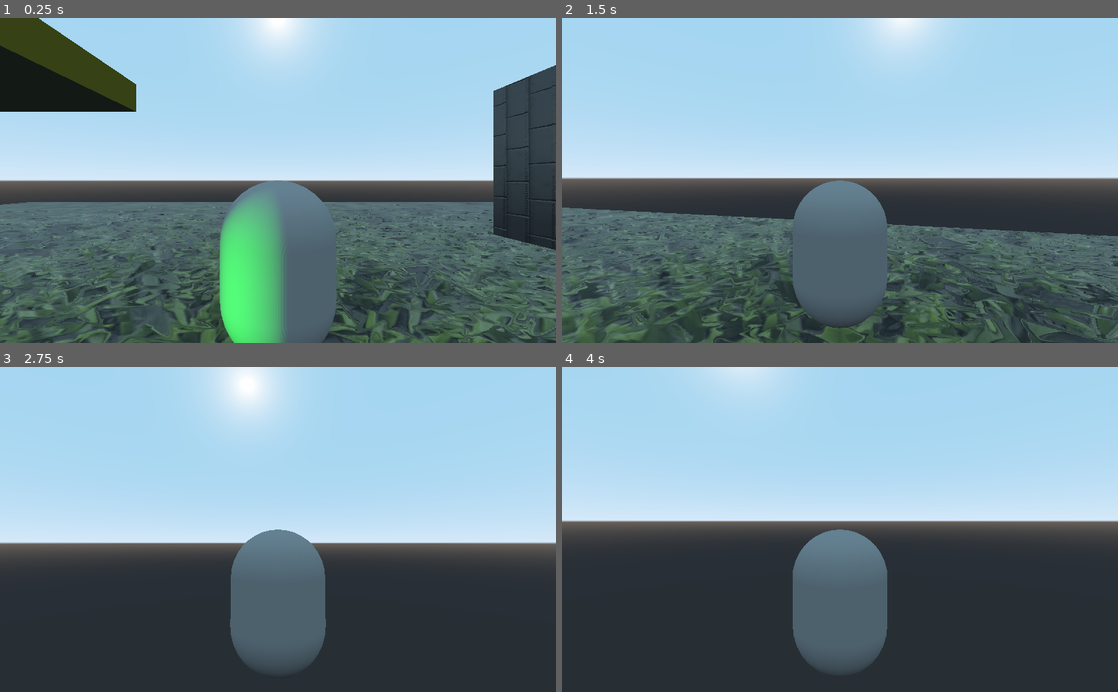
Above: before the commit, frames 1-4 (two rows, left to right).
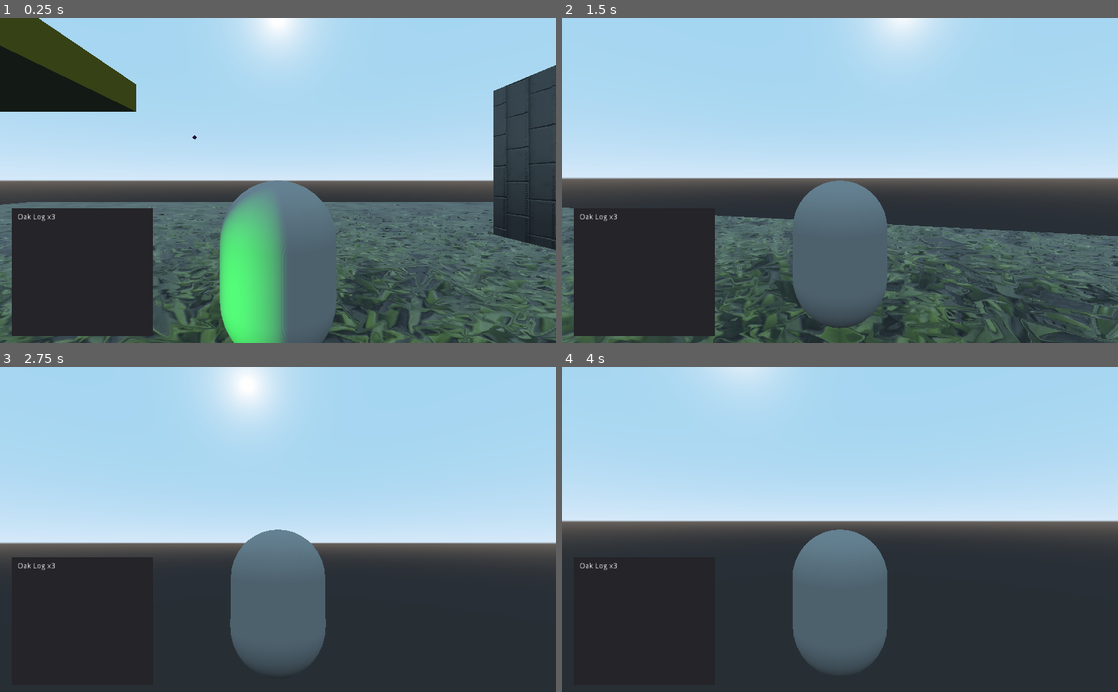
Above: after the commit, the same moments.

Repository: NicholasShatokhin/SimpleTPS
Game: Godot game, scene res://Scenes/World.tscn
Two runs of this game, one before a commit and one after it. Both use one fixed random seed, a clock stepped at 60 frames per second and the inputs below.
Inputs (mouse positions are in pixels of both pictures, inside the frame that each line leads up to):
- Up to frame 1 (0.25 s): no input
- Up to frame 2 (1.5 s): tap Enter at 0.5 s; move the mouse to (867, 180) at 0.52 s; hold W (move_forward) from 0.53 s (still down); tap Space (jump) at 0.77 s; move the mouse to (812, 180) at 1.27 s
- Up to frame 3 (2.75 s): keep holding W (move_forward); tap Space (jump) at 1.52 s; move the mouse to (289, 523) at 2.02 s
- Up to frame 4 (4 s): keep holding W (move_forward); tap Space (jump) at 2.75, 3.02, 3.77 s; move the mouse to (834, 536) at 2.77 s; tap Enter at 3.5 s; move the mouse to (878, 532) at 3.52 s

The runs differ from the first frame. In frame 1, 9.6% of the frame differs, in the area x 2-36%, y 36-98%; in frame 2, 9.2%; in frame 3, 0.2%; in frame 4, less than 0.1%.

Commit message:
Basic Inventory Added

Diff:
--- /dev/null
+++ b/Inventory/Inventory.gd
@@ -0,0 +1,54 @@
+extends Resource
+class_name Inventory
+
+signal inventory_changed
+
+export var _items = Array() setget set_items, get_items
+
+func set_items(new_items):
+	_items = new_items
+	emit_signal("inventory_changed", self)
+
+func get_items():
+	return _items
+
+func get_item(index):
+	return _items[index]
+
+func add_item(item_name, quantity):
+	if quantity <= 0:
+		print("Can't add a negative number of items")
+		return
+
+	var item = ItemDatabase.get_item(item_name)
+	if not item:
+		print("Couldn't find item'")
+		return
+
+	var remaining_quantity = quantity
+	var max_stack_size = item.max_stack_size if item.stackable else 1
+
+	if item.stackable:
+		for i in range(_items.size()):
+			if remaining_quantity == 0:
+				break
+
+			var inventory_item = _items[i]
+
+			if inventory_item.item_reference.name != item.name:
+				continue
+
+			if inventory_item.quantity < max_stack_size:
+				var original_quantity = inventory_item.quantity
+				inventory_item.quantity = min(original_quantity + remaining_quantity, max_stack_size)
+				remaining_quantity -= inventory_item.quantity - original_quantity
+
+	while remaining_quantity > 0:
+		var new_item = {
+			item_reference = item,
+			quantity = min(remaining_quantity, max_stack_size)
+		}
+		_items.append(new_item)
+		remaining_quantity -= new_item.quantity
+
+	emit_signal("inventory_changed", self)
--- /dev/null
+++ b/Inventory/Item.gd
@@ -0,0 +1,13 @@
+extends Resource
+
+class_name ItemResource
+
+export var name : String
+export var stackable : bool = false
+export var max_stack_size : int = 1
+
+#Examples of more properties we could store
+enum ItemType { GENERIC, CONSUMABLE, QUEST, EQUIPMENT }
+export(ItemType) var type
+export var texture : Texture
+export var mesh : Mesh
--- /dev/null
+++ b/Items/MagicOrb.tres
@@ -0,0 +1,10 @@
+[gd_resource type="Resource" load_steps=2 format=2]
+
+[ext_resource path="res://Inventory/Item.gd" type="Script" id=1]
+
+[resource]
+script = ExtResource( 1 )
+name = "Oak Log"
+stackable = true
+max_stack_size = 5
+type = 0
--- /dev/null
+++ b/Items/OakLog.tres
@@ -0,0 +1,10 @@
+[gd_resource type="Resource" load_steps=2 format=2]
+
+[ext_resource path="res://Inventory/Item.gd" type="Script" id=1]
+
+[resource]
+script = ExtResource( 1 )
+name = "Magic Orb"
+stackable = true
+max_stack_size = 3
+type = 0
--- /dev/null
+++ b/Items/PickAxe.tres
@@ -0,0 +1,13 @@
+[gd_resource type="Resource" load_steps=3 format=2]
+
+[ext_resource path="res://Inventory/Item.gd" type="Script" id=1]
+
+[sub_resource type="CubeMesh" id=1]
+
+[resource]
+script = ExtResource( 1 )
+name = "Pick Axe"
+stackable = false
+max_stack_size = 1
+type = 3
+mesh = SubResource( 1 )
--- /dev/null
+++ b/MagicOrb.gd
@@ -0,0 +1,6 @@
+extends Area
+
+func _on_MagicOrb_body_entered(body):
+	if body == GameManager.player:
+		GameManager.player.inventory.add_item("Magic Orb", 1)
+		queue_free()
--- /dev/null
+++ b/MagicOrb.tscn
@@ -0,0 +1,22 @@
+[gd_scene load_steps=5 format=2]
+
+[ext_resource path="res://MagicOrb.gd" type="Script" id=1]
+
+[sub_resource type="SphereMesh" id=1]
+
+[sub_resource type="SpatialMaterial" id=2]
+albedo_color = Color( 0.537255, 0.0784314, 0.533333, 1 )
+
+[sub_resource type="SphereShape" id=3]
+
+[node name="MagicOrb" type="Area"]
+script = ExtResource( 1 )
+
+[node name="MeshInstance" type="MeshInstance" parent="."]
+transform = Transform( 0.1, 0, 0, 0, 0.1, 0, 0, 0, 0.1, 0, 0, 0 )
+mesh = SubResource( 1 )
+material/0 = SubResource( 2 )
+
+[node name="CollisionShape" type="CollisionShape" parent="."]
+shape = SubResource( 3 )
+[connection signal="body_entered" from="." to="." method="_on_MagicOrb_body_entered"]
--- /dev/null
+++ b/Managers/GameManager.gd
@@ -0,0 +1,29 @@
+extends Node
+
+signal player_initialised
+
+var player
+
+func _process(delta):
+	if not player:
+		initialise_player()
+		return
+
+func initialise_player():
+	player = get_tree().get_root().get_node("/root/World/Player")
+	if not player:
+		return
+
+	emit_signal("player_initialised", player)
+
+	player.inventory.connect("inventory_changed", self, "_on_player_inventory_changed")
+
+	var existing_inventory = load("user://inventory.tres")
+	if existing_inventory:
+		player.inventory.set_items(existing_inventory.get_items())
+	else:
+		# lets give the player 3 pieces of wood
+		player.inventory.add_item("Oak Log", 3)
+
+func _on_player_inventory_changed(inventory):
+	ResourceSaver.save("user://inventory.tres", inventory)
--- /dev/null
+++ b/Managers/ItemDatabase.gd
@@ -0,0 +1,22 @@
+extends Node
+
+var items = Array()
+
+func _ready():
+	var directory = Directory.new()
+	directory.open("res://Items")
+	directory.list_dir_begin()
+
+	var filename = directory.get_next()
+	while(filename):
+		if not directory.current_is_dir():
+			items.append(load("res://Items/%s" % filename))
+
+		filename = directory.get_next()
+
+func get_item(item_name):
+	for i in items:
+		if i.name == item_name:
+			return i
+
+	return null
--- a/Player/Player.gd
+++ b/Player/Player.gd
@@ -13,6 +13,9 @@
 
 var velocity : Vector3
 var y_velocity : float
+
+var inventory_resource = load("res://Inventory/Inventory.gd")
+var inventory = inventory_resource.new()
 
 onready var camera_pivot = $CameraPivot
 onready var camera = $CameraPivot/CameraBoom/Camera
--- /dev/null
+++ b/Scenes/InventoryGrid.gd
@@ -0,0 +1,16 @@
+extends GridContainer
+
+func _ready():
+	GameManager.connect("player_initialised", self, "_on_player_initialised")
+
+func _on_player_initialised(player):
+	player.inventory.connect("inventory_changed", self, "_on_player_inventory_changed")
+
+func _on_player_inventory_changed(inventory):
+	for n in get_children():
+		n.queue_free()
+
+	for item in inventory.get_items():
+		var item_label = Label.new()
+		item_label.text = "%s x%d" % [item.item_reference.name, item.quantity]
+		add_child(item_label)
--- a/Scenes/World.tscn
+++ b/Scenes/World.tscn
@@ -14,6 +14,8 @@
 [ext_resource path="res://Textures/Grass/Stylized_Grass_001_roughness.jpg" type="Texture" id=12]
 [ext_resource path="res://default_env.tres" type="Environment" id=13]
 [ext_resource path="res://Scenes/UI.gd" type="Script" id=14]
+[ext_resource path="res://Scenes/InventoryGrid.gd" type="Script" id=15]
+[ext_resource path="res://MagicOrb.tscn" type="PackedScene" id=16]
 
 [sub_resource type="SpatialMaterial" id=1]
 albedo_color = Color( 0.0666667, 0.686275, 0.0784314, 1 )
@@ -83,63 +85,6 @@
 min_pitch = -50.0
 max_pitch = 50.0
 
-[node name="CSGBox" type="CSGBox" parent="."]
-transform = Transform( 34.4922, 0, 0, 0, 1, 0, 0, 0, 27.9711, 0, -2.25137, 0 )
-use_collision = true
-material = SubResource( 1 )
-
-[node name="CSGBox2" type="CSGBox" parent="."]
-transform = Transform( 6.19507, 0, 0, 0, 1, 0, 0, 0, 5.77488, 0, 1.55292, 9.89782 )
-use_collision = true
-material = SubResource( 2 )
-
-[node name="CSGBox3" type="CSGBox" parent="."]
-transform = Transform( 6.19507, 0, 0, 0, 1, 0, 0, 0, 5.77488, -16.6266, 4.8932, 10.255 )
-use_collision = true
-material = SubResource( 3 )
-
-[node name="CSGBox4" type="CSGBox" parent="."]
-transform = Transform( 6.19507, 0, 0, 0, 1, 0, 0, 0, 5.77488, -16.6266, 7.82193, -7.16262 )
-use_collision = true
-material = SubResource( 4 )
-
-[node name="CSGBox5" type="CSGBox" parent="."]
-transform = Transform( 1, 0, 0, 0, 6.72964, 0, 0, 0, 8.81366, 12.9768, 0, 0 )
-use_collision = true
-material = SubResource( 5 )
-
-[node name="SpotLight" type="SpotLight" parent="."]
-transform = Transform( 1, 0, 0, 0, -1.62921e-07, 1, 0, -1, -1.62921e-07, 0, 8.66453, 10.1922 )
-light_color = Color( 0.796078, 0.839216, 0.0666667, 1 )
-light_energy = 9.95
-shadow_enabled = true
-spot_range = 8.37398
-spot_angle = 42.1772
-
-[node name="SpotLight2" type="SpotLight" parent="."]
-transform = Transform( 1, 0, 0, 0, -1.62921e-07, 1, 0, -1, -1.62921e-07, -16.2428, 12.1511, 10.1922 )
-light_color = Color( 0.796078, 0.839216, 0.0666667, 1 )
-light_energy = 4.61
-shadow_enabled = true
-spot_range = 8.37398
-spot_angle = 42.1772
-
-[node name="SpotLight3" type="SpotLight" parent="."]
-transform = Transform( 1, 0, 0, 0, -1.62921e-07, 1, 0, -1, -1.62921e-07, -16.2428, 15.1896, -6.85649 )
-light_color = Color( 0.796078, 0.839216, 0.0666667, 1 )
-light_energy = 4.61
-shadow_enabled = true
-spot_range = 8.37398
-spot_angle = 42.1772
-
-[node name="SpotLight4" type="SpotLight" parent="."]
-transform = Transform( -1.62921e-07, 0, -1, 0, 1, 0, 1, 0, -1.62921e-07, -9.42808, 0, 2.70568 )
-light_color = Color( 0.0588235, 0.556863, 0.113725, 1 )
-light_energy = 13.56
-shadow_enabled = true
-spot_range = 24.3115
-spot_angle = 17.1228
-
 [node name="WorldEnvironment" type="WorldEnvironment" parent="."]
 environment = ExtResource( 13 )
 
@@ -150,3 +95,96 @@
 __meta__ = {
 "_edit_use_anchors_": false
 }
+
+[node name="Panel" type="Panel" parent="UI"]
+margin_left = 22.0
+margin_top = 351.0
+margin_right = 282.0
+margin_bottom = 587.0
+
+[node name="GridContainer" type="GridContainer" parent="UI/Panel"]
+anchor_right = 1.0
+anchor_bottom = 1.0
+margin_left = 10.0
+margin_top = 10.0
+margin_right = -10.0
+margin_bottom = -10.0
+script = ExtResource( 15 )
+__meta__ = {
+"_edit_use_anchors_": false
+}
+
+[node name="Geometry" type="Node" parent="."]
+
+[node name="CSGBox" type="CSGBox" parent="Geometry"]
+transform = Transform( 34.4922, 0, 0, 0, 1, 0, 0, 0, 27.9711, 0, -2.25137, 0 )
+use_collision = true
+material = SubResource( 1 )
+
+[node name="CSGBox2" type="CSGBox" parent="Geometry"]
+transform = Transform( 6.19507, 0, 0, 0, 1, 0, 0, 0, 5.77488, 0, 1.55292, 9.89782 )
+use_collision = true
+material = SubResource( 2 )
+
+[node name="CSGBox3" type="CSGBox" parent="Geometry"]
+transform = Transform( 6.19507, 0, 0, 0, 1, 0, 0, 0, 5.77488, -16.6266, 4.8932, 10.255 )
+use_collision = true
+material = SubResource( 3 )
+
+[node name="CSGBox4" type="CSGBox" parent="Geometry"]
+transform = Transform( 6.19507, 0, 0, 0, 1, 0, 0, 0, 5.77488, -16.6266, 7.82193, -7.16262 )
+use_collision = true
+material = SubResource( 4 )
+
+[node name="CSGBox5" type="CSGBox" parent="Geometry"]
+transform = Transform( 1, 0, 0, 0, 6.72964, 0, 0, 0, 8.81366, 12.9768, 0, 0 )
+use_collision = true
+material = SubResource( 5 )
+
+[node name="Lights" type="Node" parent="."]
+
+[node name="SpotLight" type="SpotLight" parent="Lights"]
+transform = Transform( 1, 0, 0, 0, -1.62921e-07, 1, 0, -1, -1.62921e-07, 0, 8.66453, 10.1922 )
+light_color = Color( 0.796078, 0.839216, 0.0666667, 1 )
+light_energy = 9.95
+shadow_enabled = true
+spot_range = 8.37398
+spot_angle = 42.1772
+
+[node name="SpotLight2" type="SpotLight" parent="Lights"]
+transform = Transform( 1, 0, 0, 0, -1.62921e-07, 1, 0, -1, -1.62921e-07, -16.2428, 12.1511, 10.1922 )
+light_color = Color( 0.796078, 0.839216, 0.0666667, 1 )
+light_energy = 4.61
+shadow_enabled = true
+spot_range = 8.37398
+spot_angle = 42.1772
+
+[node name="SpotLight3" type="SpotLight" parent="Lights"]
+transform = Transform( 1, 0, 0, 0, -1.62921e-07, 1, 0, -1, -1.62921e-07, -16.2428, 15.1896, -6.85649 )
+light_color = Color( 0.796078, 0.839216, 0.0666667, 1 )
+light_energy = 4.61
+shadow_enabled = true
+spot_range = 8.37398
+spot_angle = 42.1772
+
+[node name="SpotLight4" type="SpotLight" parent="Lights"]
+transform = Transform( -1.62921e-07, 0, -1, 0, 1, 0, 1, 0, -1.62921e-07, -9.42808, 0, 2.70568 )
+light_color = Color( 0.0588235, 0.556863, 0.113725, 1 )
+light_energy = 13.56
+shadow_enabled = true
+spot_range = 24.3115
+spot_angle = 17.1228
+
+[node name="Collectibles" type="Node" parent="."]
+
+[node name="MagicOrb" parent="Collectibles" instance=ExtResource( 16 )]
+transform = Transform( 1, 0, 0, 0, 1, 0, 0, 0, 1, -2.69828, 6.06061, 7.87683 )
+
+[node name="MagicOrb2" parent="Collectibles" instance=ExtResource( 16 )]
+transform = Transform( 1, 0, 0, 0, 1, 0, 0, 0, 1, -15.9713, 7.1984, 7.87683 )
+
+[node name="MagicOrb3" parent="Collectibles" instance=ExtResource( 16 )]
+transform = Transform( 1, 0, 0, 0, 1, 0, 0, 0, 1, -15.9713, 9.86512, -8.94331 )
+
+[node name="MagicOrb4" parent="Collectibles" instance=ExtResource( 16 )]
+transform = Transform( 1, 0, 0, 0, 1, 0, 0, 0, 1, -4.68497, 4.17532, -8.94331 )
--- a/project.godot
+++ b/project.godot
@@ -8,9 +8,20 @@
 
 config_version=4
 
-_global_script_classes=[  ]
+_global_script_classes=[ {
+"base": "Resource",
+"class": "Inventory",
+"language": "GDScript",
+"path": "res://Inventory/Inventory.gd"
+}, {
+"base": "Resource",
+"class": "ItemResource",
+"language": "GDScript",
+"path": "res://Inventory/Item.gd"
+} ]
 _global_script_class_icons={
-
+"Inventory": "",
+"ItemResource": ""
 }
 
 [application]
@@ -18,6 +29,11 @@
 config/name="ThirdPersonController"
 run/main_scene="res://Scenes/World.tscn"
 config/icon="res://icon.png"
+
+[autoload]
+
+ItemDatabase="*res://Managers/ItemDatabase.gd"
+GameManager="*res://Managers/GameManager.gd"
 
 [input]
 
Not shown: 1 places in Scenes/World.tscn that only renumber resources
